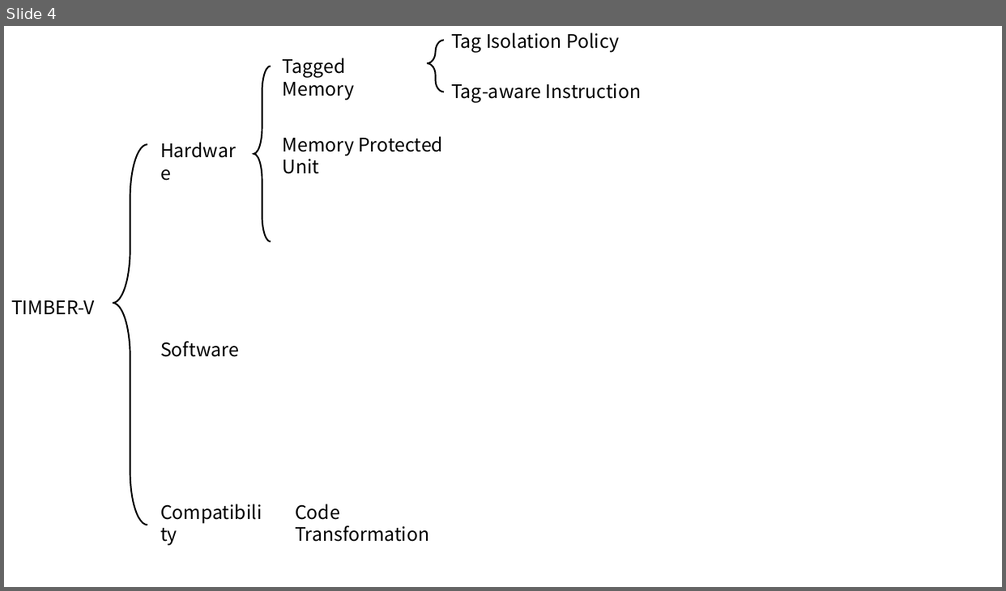
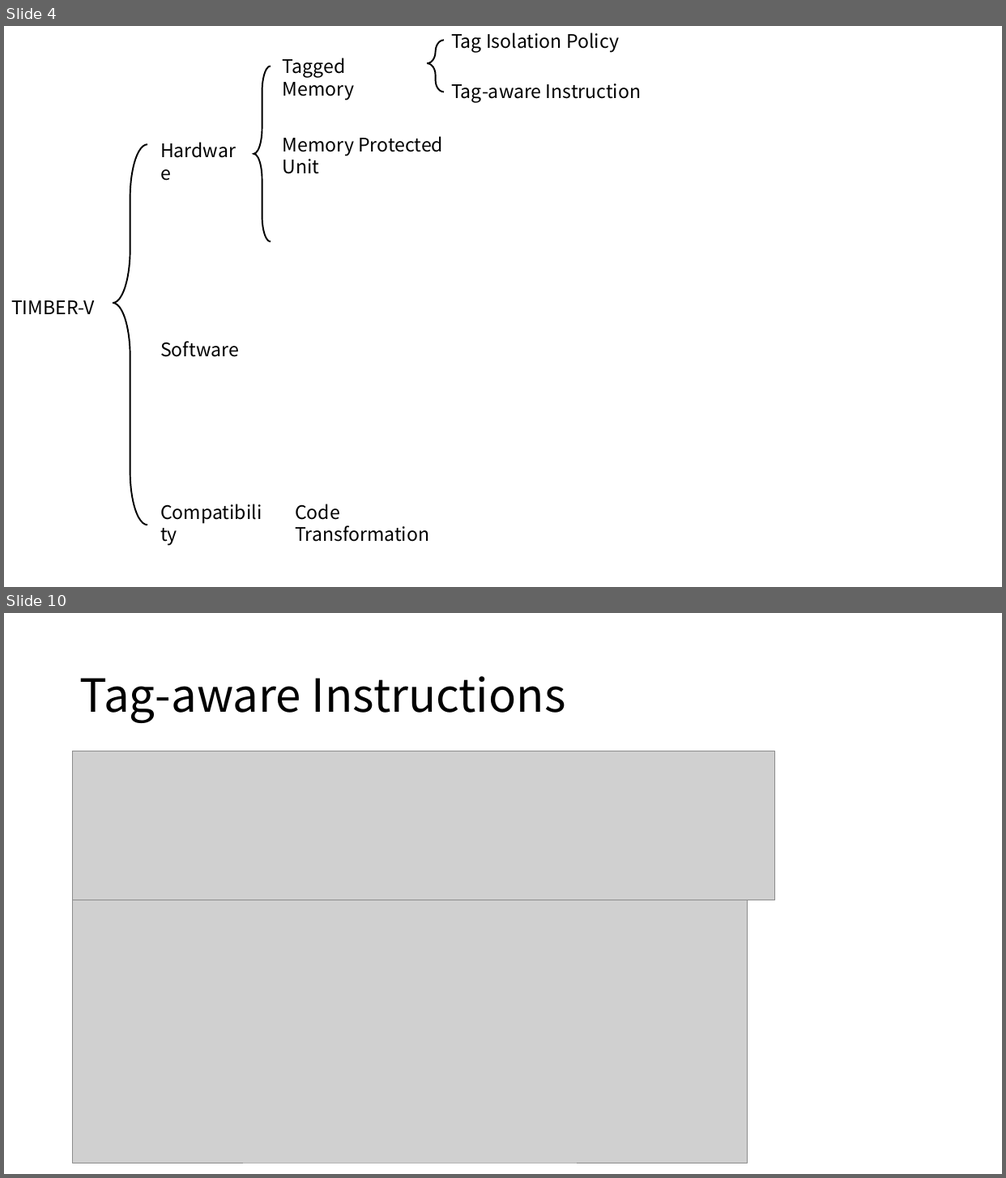
Before and after one commit to Bemfool/SUNFLOWER, a slide deck: 新建 Microsoft PowerPoint 演示文稿.pptx. Shown one above the other, each under a label of ours: slide 4 before the commit, slides 4 and 10 after it; the slides between them are not shown. The pictures are 1006x591 and 1006x1178 pixels, drawn with LibreOffice and Linux fonts; fonts in the diff are those of the drawing; grey boxes stand for pictures. Boxes give left, top, right and bottom in pixels: in the first picture for what was removed or moved away, otherwise in the second. Text is boxed around its words. In the diff, an @@ line names an element or a change of style, - is before the commit and + after.

```diff
--- a/新建 Microsoft PowerPoint 演示文稿.pptx
+++ b/新建 Microsoft PowerPoint 演示文稿.pptx
@@ slide 10 added at box(4, 613, 1002, 1174), background #FFFFFF @@
@@ title added at box(80, 676, 566, 723), 44 pt, text #000000 @@
+Tag-aware Instructions
@@ picture added at box(73, 752, 776, 901) @@
@@ picture added at box(73, 901, 748, 1163) @@
```
Also in this commit, not shown: 2 slides changed, 5 other slides added.
